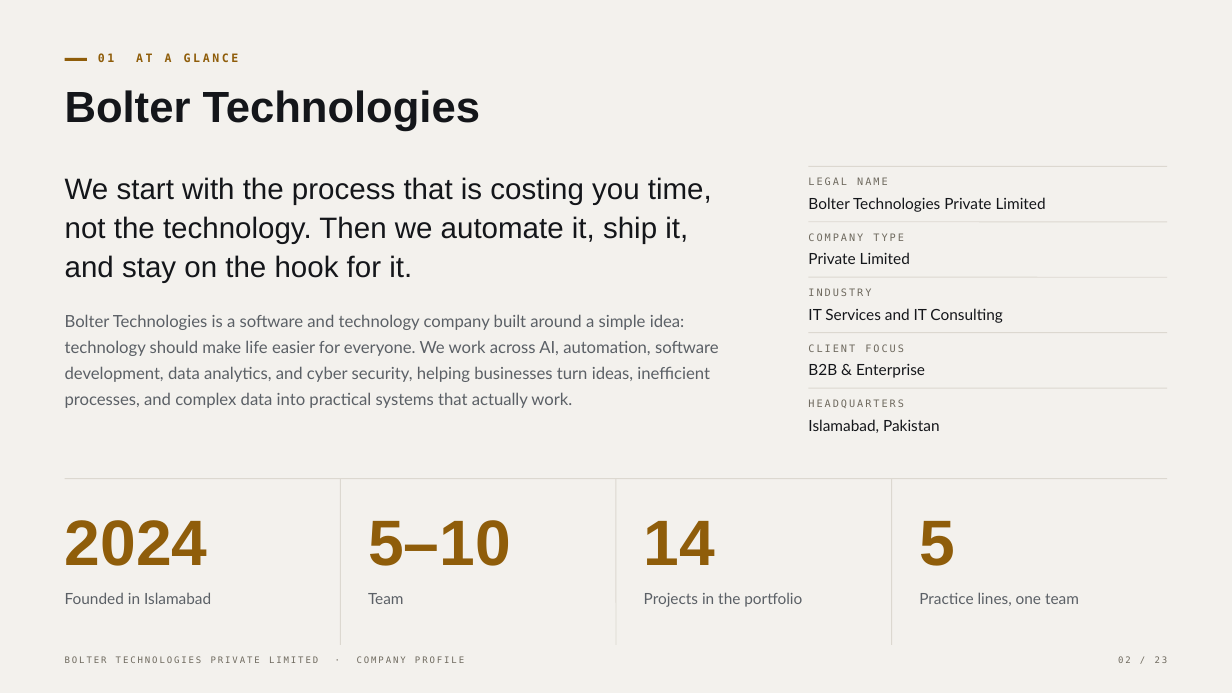
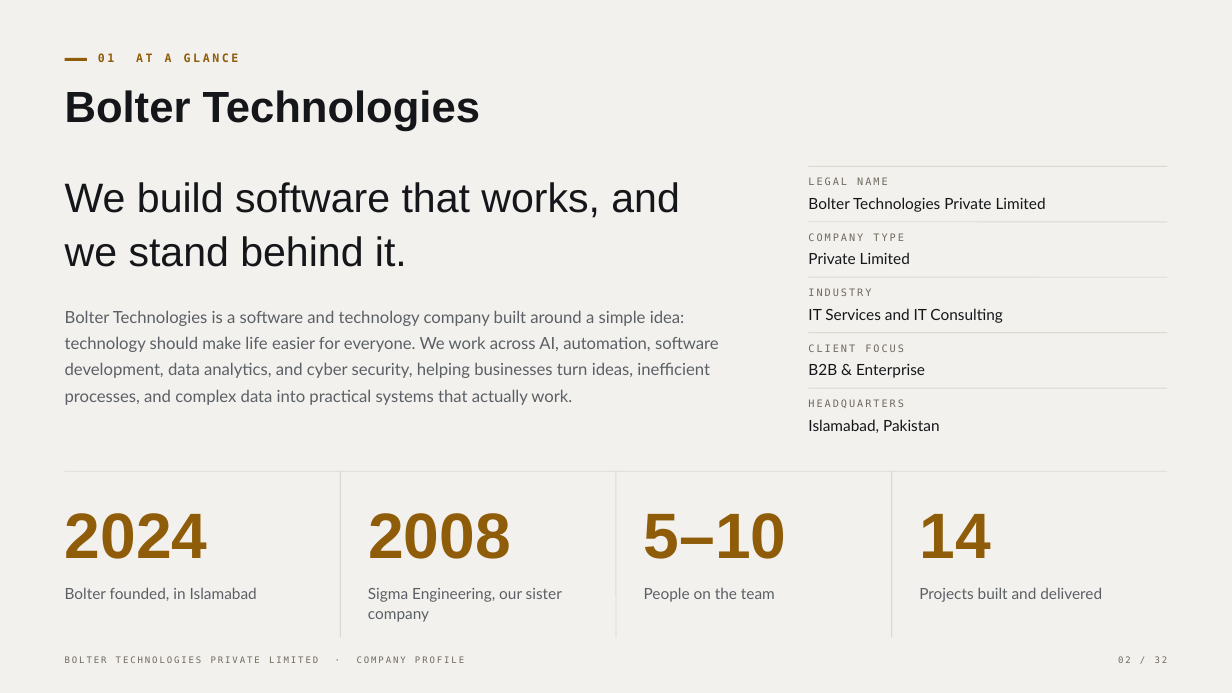
Before and after one commit to blackstargit/boltertech.com, a slide deck: slide 2 of documentation/company-profile/Bolter-Technologies-Company-Profile.pptx. Drawn at 1232x693 pixels with LibreOffice and Linux fonts; fonts in the diff are those of the drawing. Boxes give left, top, right and bottom in pixels: in the first picture for what was removed or moved away, otherwise in the second. Text is boxed around its words. In the diff, an @@ line names an element or a change of style, - is before the commit and + after.

```diff
--- a/documentation/company-profile/Bolter-Technologies-Company-Profile.pptx
+++ b/documentation/company-profile/Bolter-Technologies-Company-Profile.pptx
@@ text at [65, 182, 680, 267]: text changed; size 23 to 32 pt @@
-We start with the process that is costing you time, not the technology. Then we automate it, ship it, and stay on the hook for it.
+We build software that works, and we stand behind it.
@@ text "Bolter Technologies is a software ...": place and size @@
-text "Bolter Technologies is a software ..." at [65, 314, 719, 408]
+text "Bolter Technologies is a software ..." at [65, 310, 719, 405]
@@ 4 lines, 1 text: place and size @@
-4 lines, 1 text at [65, 479, 1167, 645]
+4 lines, 1 text at [65, 471, 1167, 638]
@@ text "5–10": place and size @@
-text "5–10" at [368, 520, 511, 566]
+text "5–10" at [644, 513, 787, 559]
@@ text "14": place and size @@
-text "14" at [644, 521, 715, 565]
+text "14" at [919, 514, 990, 558]
@@ text added at [368, 513, 511, 559], 50 pt, text #8F5D0A, bold @@
+2008
@@ text removed at [919, 521, 955, 566] @@
-5
@@ text at [65, 587, 257, 601]: text changed @@
-Founded in Islamabad
+Bolter founded, in Islamabad
@@ text at [368, 588, 562, 622]: text changed @@
-Team
+Sigma Engineering, our sister company
@@ text at [644, 587, 775, 602]: text changed @@
-Projects in the portfolio
+People on the team
@@ text at [919, 587, 1102, 602]: text changed @@
-Practice lines, one team
+Projects built and delivered
```
Also in this commit, not shown: 8 other slides changed, 23 slides added, 14 slides removed, 3 other files.
